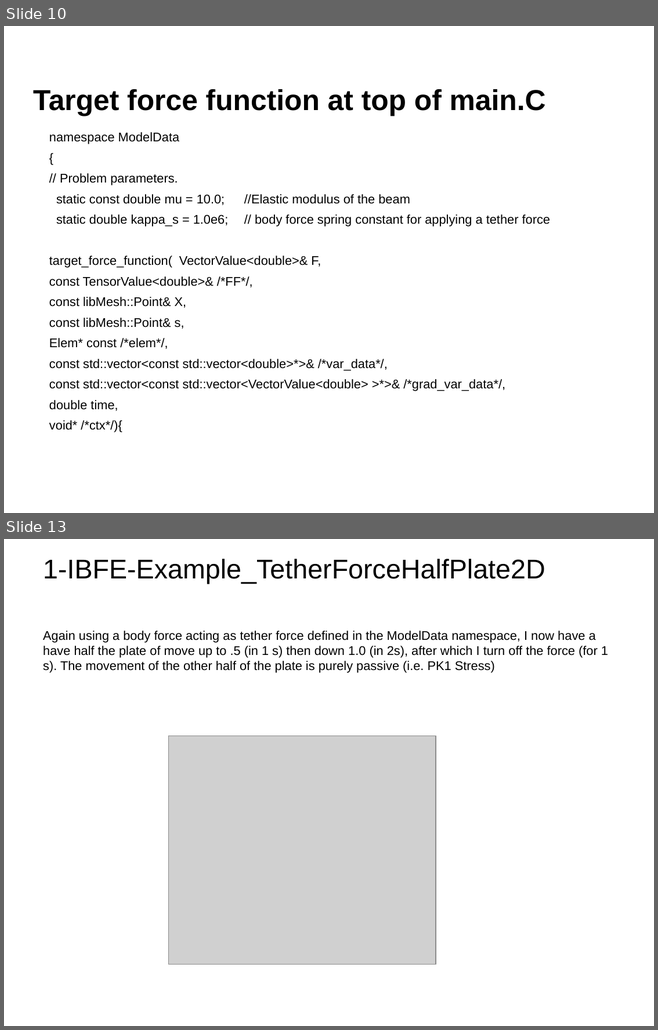
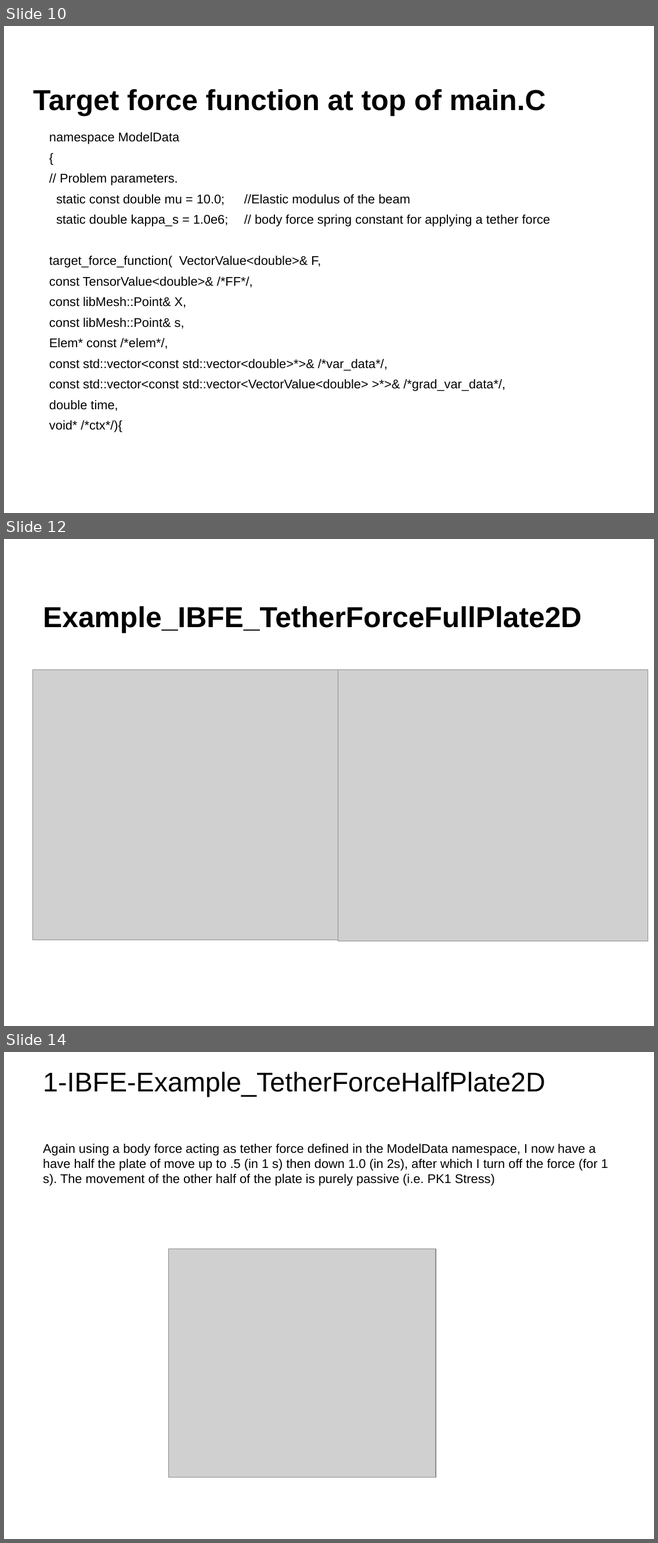
Before and after one commit to fairyflies9/IBAMR-Tutorials, a slide deck: IBFE Lectures/1-IBFE Getting Starting and Visualizing a Mesh.pptx. Shown one above the other, each under a label of ours: slides 10 and 13 before the commit, slides 10, 12 and 14 after it; the slides between them are not shown. The pictures are 658x1030 and 658x1543 pixels, drawn with LibreOffice and Linux fonts; fonts in the diff are those of the drawing; grey boxes stand for pictures. Boxes give left, top, right and bottom in pixels: in the first picture for what was removed or moved away, otherwise in the second. Text is boxed around its words. In the diff, an @@ line names an element or a change of style, - is before the commit and + after.

Commit message:
Corrected IBFE - 1 examples

```diff
--- a/IBFE Lectures/1-IBFE Getting Starting and Visualizing a Mesh.pptx
+++ b/IBFE Lectures/1-IBFE Getting Starting and Visualizing a Mesh.pptx
@@ slide 12 added at box(4, 539, 654, 1026), background #FFFFFF @@
@@ title added at box(43, 606, 581, 633), 32 pt, text #000000, bold @@
+Example_IBFE_TetherForceFullPlate2D
@@ picture added at box(32, 669, 346, 940) @@
@@ picture added at box(338, 669, 648, 941) @@
@@ what was slide 13 is now slide 14 @@
```
Also in this commit, not shown: 3 slides changed, 8 other files.
